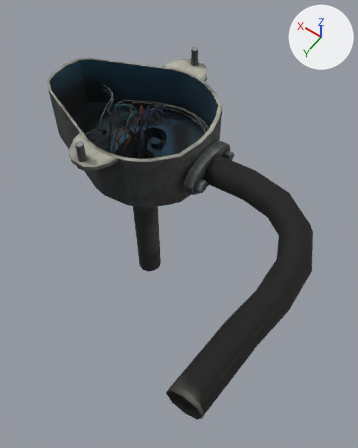
What one commit did to the FBX model Assets/FBX/Location/Mufta/mufta.fbx.
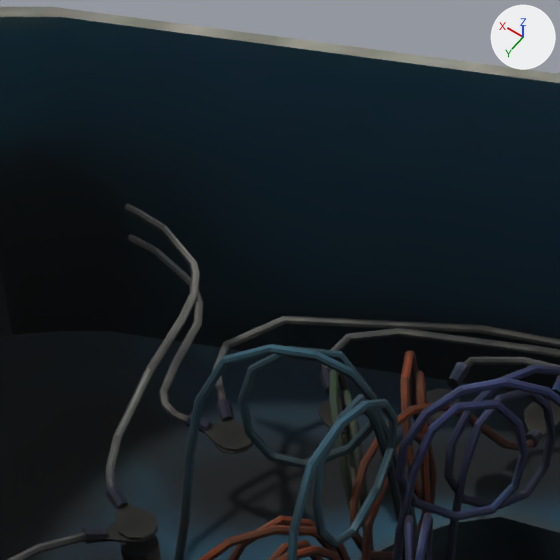
Old and new are each drawn whole from a 50 mm camera at (8.836, -1.859, 0.874) aimed at (9.114, -2.249, 0.261) and again close up on the part from 24% to 45% of the width and 13% to 30% of the height. The lights are fixed; the arrows at upper right show +X, +Y and +Z. Where no turn or scale is listed for an object, it has been applied to the vertices. Vertices at the same position are counted once.

The older version as bpy lines, for what is in view:
```python
me_mesh = bpy.data.meshes.new('Mesh')
me_mesh.from_pydata(...)  # 4536 vertices, 8155 faces; spans x -0.237..0.237, y -0.22..0.212, z -0.214..0.214
me_mesh.materials.append(mat_sep_hi)  # picture img_sep_hi_jpg
ob_mufta = bpy.data.objects.new('mufta', me_mesh)
ob_mufta.location = (9.1258, -2.2003, 0.238)
```
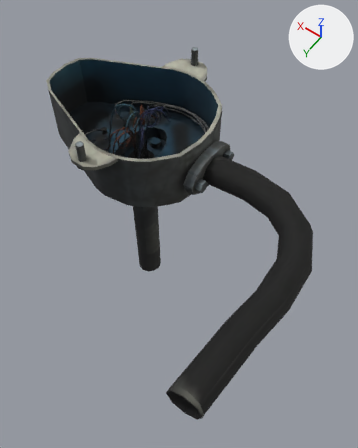
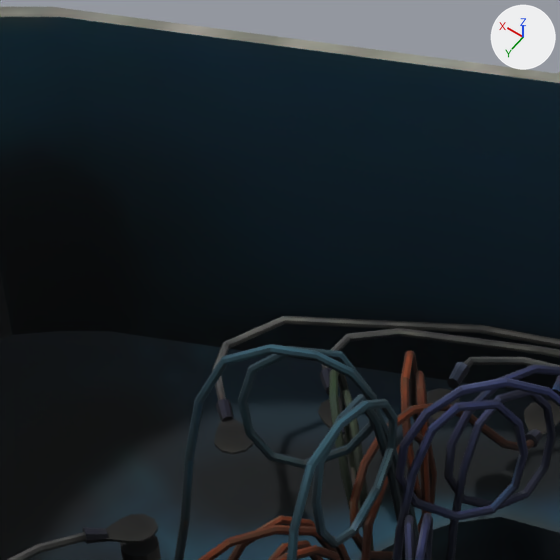
Boxes (x1, y1, x2, y2) around the edits, measured in the close-ups (560 x 560 px):
part 1 of me_mesh, deleted: before (106, 204, 200, 489)
part 2 of me_mesh, deleted: before (127, 234, 203, 424)
part 3 of me_mesh, deleted (black): before (116, 504, 158, 540)
part 4 of me_mesh, deleted: before (106, 486, 128, 509)
part 5 of me_mesh, deleted: before (187, 412, 212, 433)

The change in detail:
me_mesh has 4536 vertices, 8155 faces and spans x -0.237..0.237, y -0.22..0.212, z -0.214..0.214.
me_mesh is used by ob_mufta; location (9.1258, -2.2003, 0.238).
me_mesh part 1: the loose piece of 96 vertices spanning x 0.155..0.19, y -0.125..-0.073, z 0.123..0.152 is deleted.
me_mesh part 2: the loose piece of 80 vertices spanning x 0.156..0.19, y -0.124..-0.1, z 0.123..0.145 is deleted.
me_mesh part 3: the loose piece of 20 vertices spanning x 0.141..0.152, y -0.074..-0.066, z 0.123..0.124 is deleted.
me_mesh part 4: the loose piece of 16 vertices spanning x 0.151..0.156, y -0.076..-0.071, z 0.122..0.126 is deleted.
me_mesh part 5: the loose piece of 16 vertices spanning x 0.153..0.158, y -0.104..-0.1, z 0.122..0.126 is deleted.
